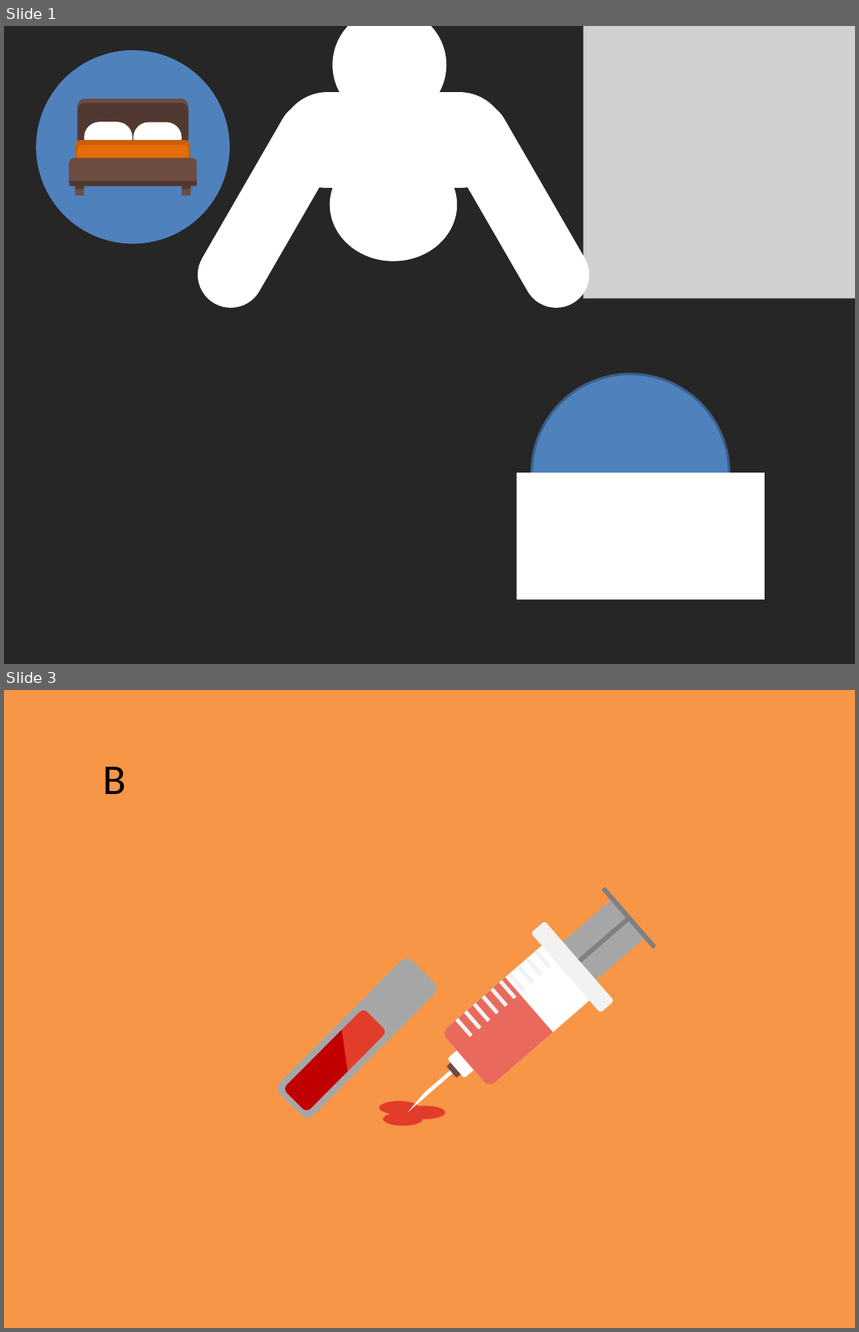
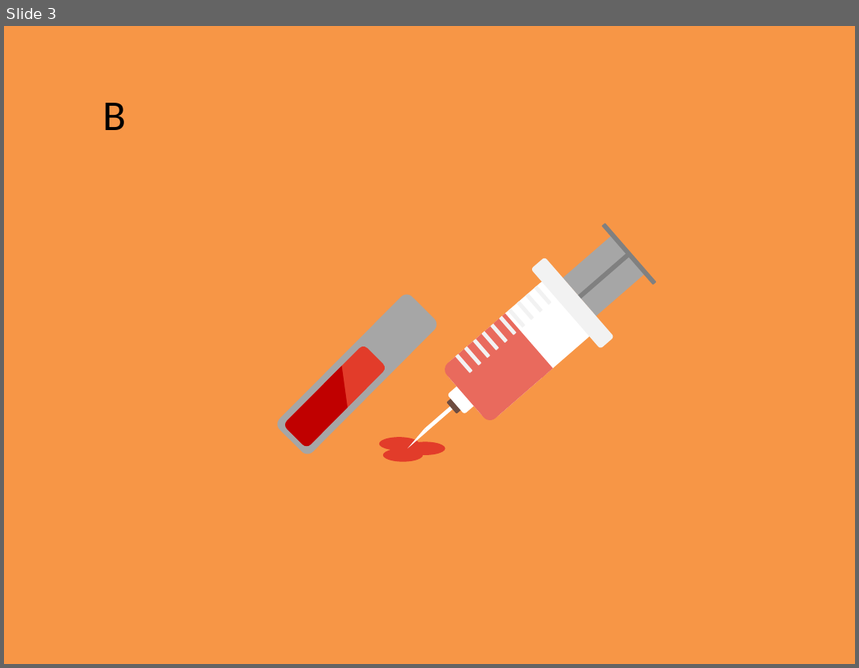
Before and after one commit to gustavogitzel/Discussex, a slide deck: Rascunhos/Imagens IST.pptx. Shown one above the other, each under a label of ours: slides 1 and 3 before the commit, slide 3 after it; the slides between them are not shown. The pictures are 859x1332 and 859x668 pixels, drawn with LibreOffice and Linux fonts; fonts in the diff are those of the drawing; grey boxes stand for pictures. Boxes give left, top, right and bottom in pixels: in the first picture for what was removed or moved away, otherwise in the second. Text is boxed around its words. In the diff, an @@ line names an element or a change of style, - is before the commit and + after.

```diff
--- a/Rascunhos/Imagens IST.pptx
+++ b/Rascunhos/Imagens IST.pptx
@@ slide 1 removed at [4, 26, 855, 664], background #262626 @@
@@ ellipse removed at [332, 26, 446, 123] @@
@@ picture removed at [584, 26, 855, 298] @@
@@ rounded rectangle removed at [186, 89, 357, 320] @@
@@ rounded rectangle removed at [280, 92, 508, 189] @@
@@ rounded rectangle removed at [430, 89, 601, 320] @@
@@ ellipse removed at [330, 148, 458, 262] @@
@@ group removed at [37, 50, 230, 244]: 8 rounded rectangles, 5 rectangles, 1 ellipse @@
@@ ellipse removed at [531, 374, 729, 572] @@
@@ rectangle removed at [516, 473, 764, 600] @@
@@ line removed from (531, 473) to (729, 473) @@
```
Also in this commit, not shown: 4 slides changed, 1 slide added, 1 other file.
